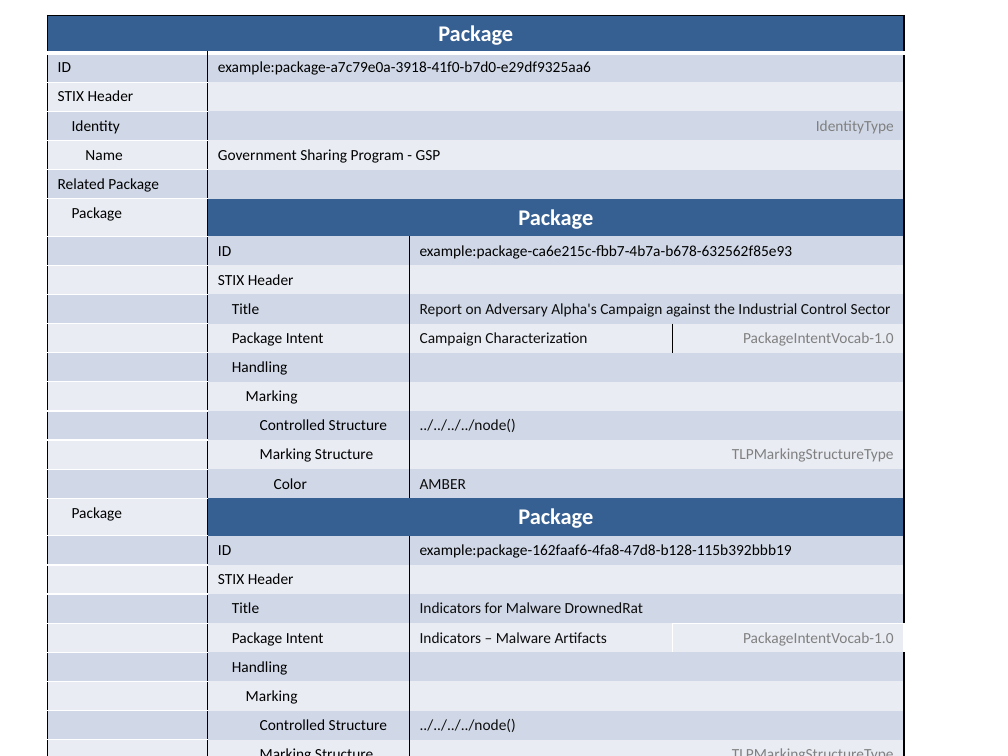
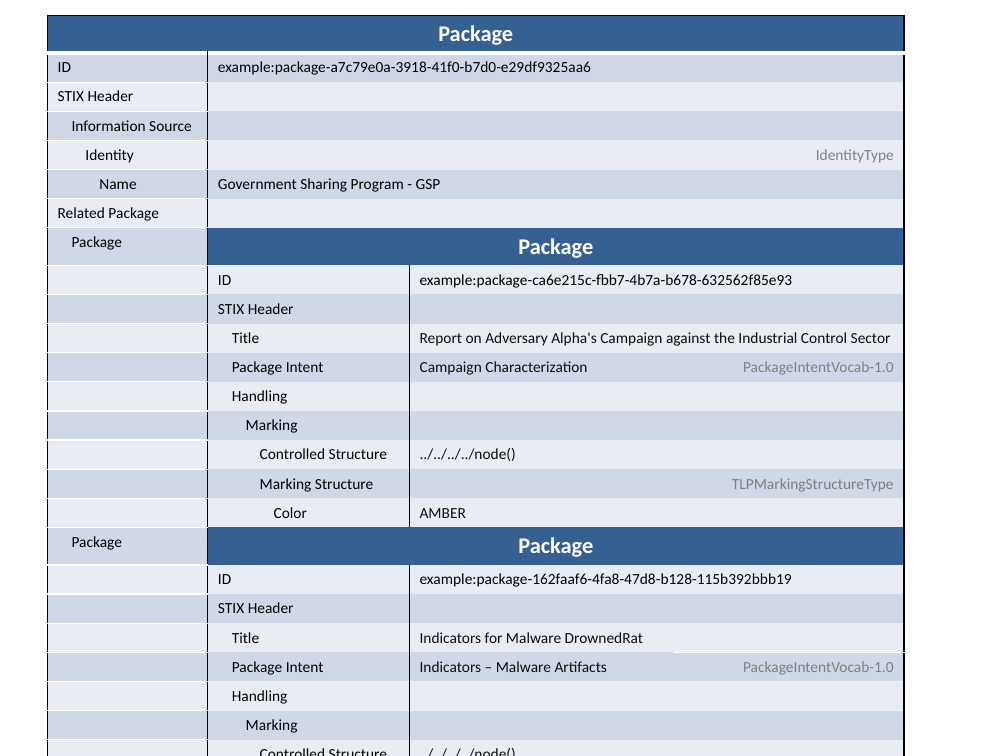
Before and after one commit to STIXProject/stixproject.github.io, a slide deck: slide 1 of idioms/packages-and-reports/wrapper/diagram.pptx. Drawn at 1008x756 pixels with LibreOffice and Linux fonts; fonts in the diff are those of the drawing. Boxes give left, top, right and bottom in pixels: in the first picture for what was removed or moved away, otherwise in the second. Text is boxed around its words. In the diff, an @@ line names an element or a change of style, - is before the commit and + after.

```diff
--- a/idioms/packages-and-reports/wrapper/diagram.pptx
+++ b/idioms/packages-and-reports/wrapper/diagram.pptx
@@ table at (x1=47, y1=15, x2=904, y2=756) @@
+row 4: Information Source |  |  | 
```
Also in this commit, not shown: 4 other files.
